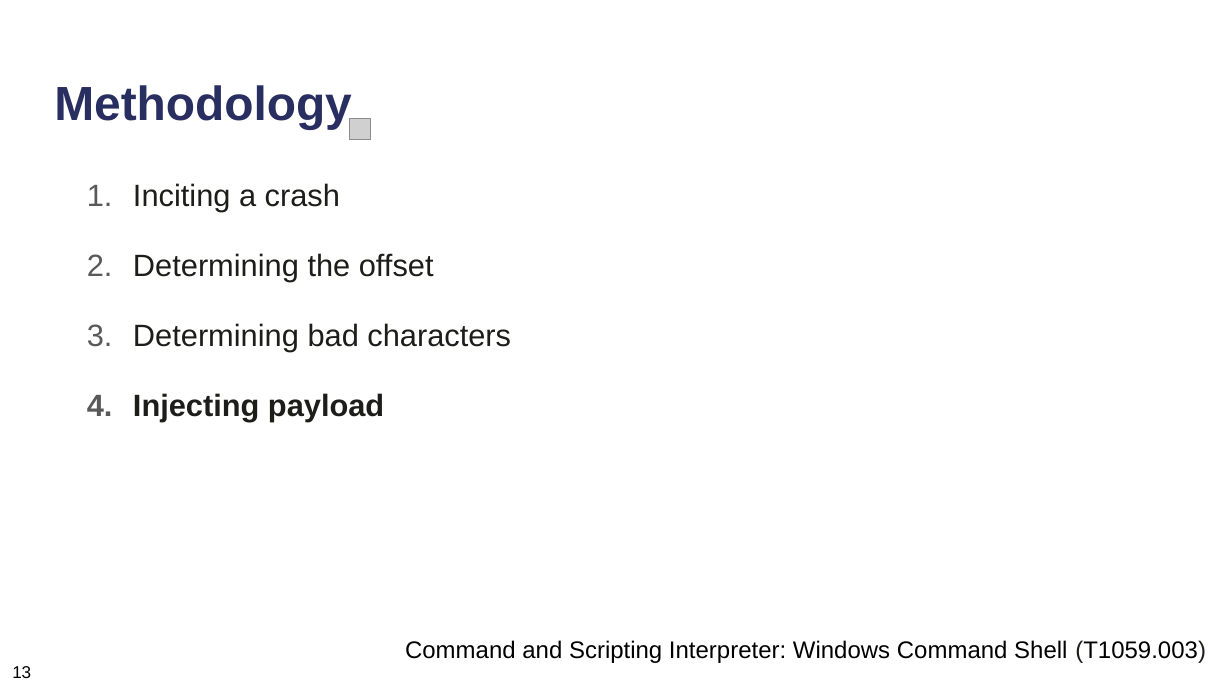
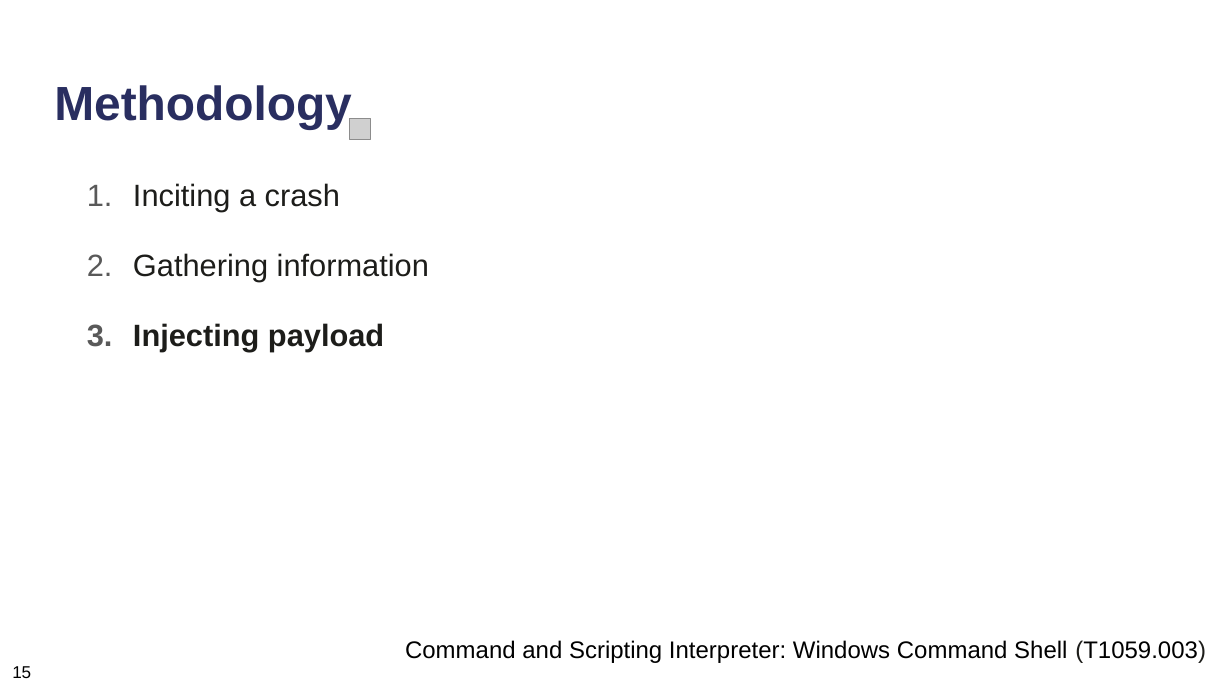
Before and after one commit to neubert-simon/auv-final-report, a slide deck: slide 17 of Final Presentation/ICS_Praesentationsfolien.pptx. Drawn at 1232x693 pixels with LibreOffice and Linux fonts; fonts in the diff are those of the drawing; grey boxes stand for pictures. Boxes give left, top, right and bottom in pixels: in the first picture for what was removed or moved away, otherwise in the second. Text is boxed around its words. In the diff, an @@ line names an element or a change of style, - is before the commit and + after.

```diff
--- a/Final Presentation/ICS_Praesentationsfolien.pptx
+++ b/Final Presentation/ICS_Praesentationsfolien.pptx
@@ text at (133,253,429,282): text changed @@
-2. Determining the offset
-3. Determining bad characters
+2. Gathering information
@@ text at (12,666,31,678): text changed @@
-13
+15
```
Also in this commit, not shown: 60 other slides changed, 3 slides added, 2 slides removed, 10 other files.
